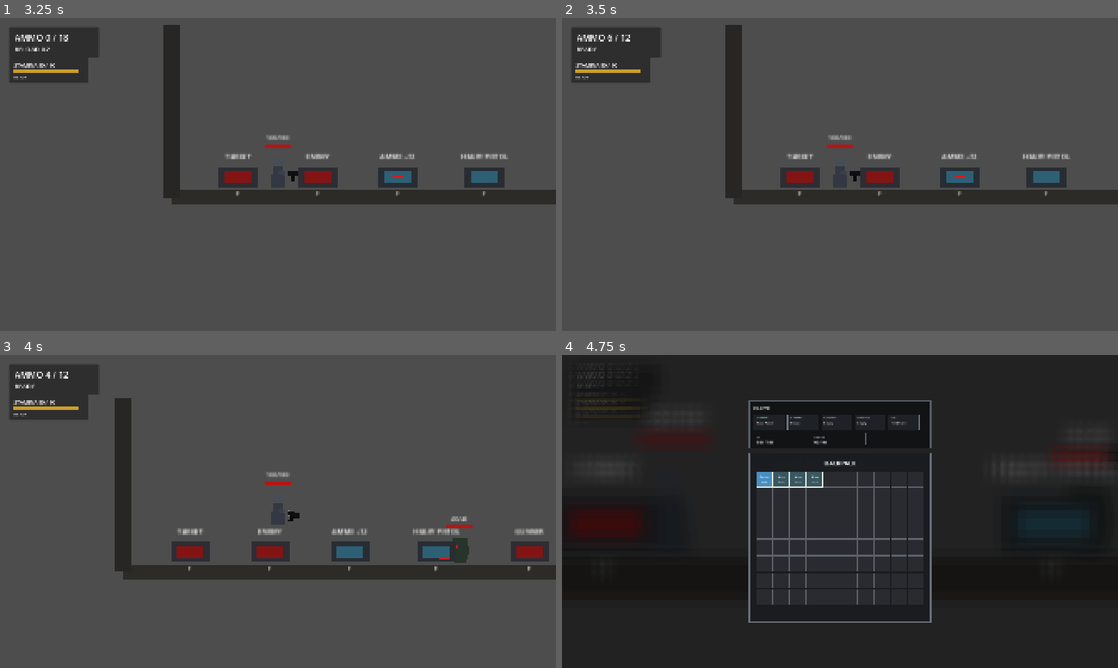
Above: before the commit, frames 1-4 (two rows, left to right).
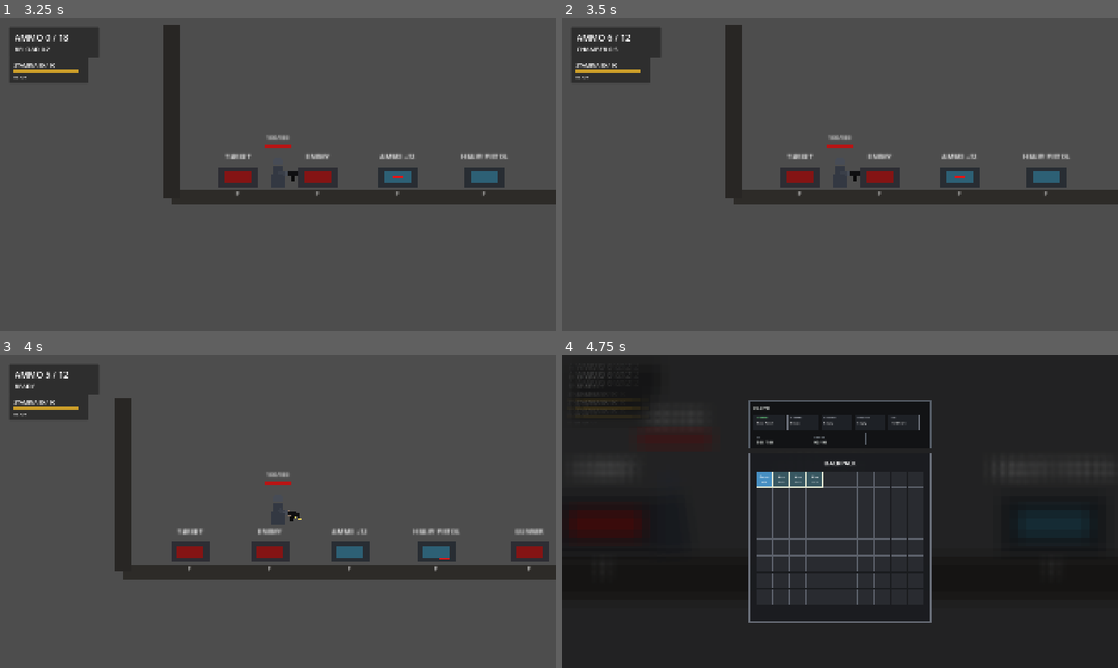
Above: after the commit, the same moments.

Repository: YuiTatsuki1011/projekt-black
Game: Godot game, scene res://scenes/levels/test_level.tscn
Two runs of this game, one before a commit and one after it. Both use one fixed random seed, a clock stepped at 60 frames per second and the inputs below.
Inputs (mouse positions are in pixels of both pictures, inside the frame that each line leads up to):
- Up to frame 1 (3.25 s): tap Enter at 0.5 s; move the mouse to (400, 158) at 0.52 s; press the mouse at (400, 158) at 0.53 s; hold D (move_right) 0.53-1.25 s; tap Space (jump) at 0.77, 2 s; release the mouse at (400, 158) at 1.25 s; drag from (166, 190) to (322, 218) at 1.27 s; move the mouse to (333, 105) at 2.02 s; press the mouse at (333, 105) at 2.03 s; hold A (move_left) 2.03-2.75 s; tap Shift (dodge) at 2.1 s; release the mouse at (333, 105) at 2.75 s; drag from (250, 237) to (400, 177) at 2.77 s
- Up to frame 2 (3.5 s): no input
- Up to frame 3 (4 s): tap Enter at 3.5 s; move the mouse to (444, 558) at 3.52 s; press the mouse at (444, 558) at 3.53 s; hold D (move_right) from 3.53 s (still down); tap F (interact) at 3.6 s; tap Space (jump) at 3.77 s
- Up to frame 4 (4.75 s): tap Tab (inventory_toggle) at 4.15 s; release D (move_right) at 4.25 s; release the mouse at (1006, 558) at 4.25 s; drag from (673, 464) to (600, 592) at 4.27 s

Frame 1 is identical in both runs. In frame 2, less than 0.1% of the frame differs, in the area x 2-11%, y 9-11%; in frame 3, 0.3%, in the area x 8-85%, y 5-67%; in frame 4, less than 0.1%.

Commit message:
Add delayed chambering action

Diff:
--- a/resources/weapons/basic_pistol.tres
+++ b/resources/weapons/basic_pistol.tres
@@ -15,6 +15,7 @@
 chamber_size = 1
 starting_spare_magazines = 3
 reload_time = 1.2
+chamber_feed_time = 0.5
 fire_cooldown = 0.22
 recoil_amount = 0.18
 recoil_recovery_speed = 8.0
--- a/resources/weapons/heavy_pistol.tres
+++ b/resources/weapons/heavy_pistol.tres
@@ -15,6 +15,7 @@
 chamber_size = 1
 starting_spare_magazines = 0
 reload_time = 1.45
+chamber_feed_time = 0.5
 fire_cooldown = 0.36
 recoil_amount = 0.28
 recoil_recovery_speed = 6.0
--- a/scripts/combat/ranged_weapon_data.gd
+++ b/scripts/combat/ranged_weapon_data.gd
@@ -11,6 +11,7 @@
 @export_range(0, 4, 1) var chamber_size: int = 1
 @export_range(0, 20, 1) var starting_spare_magazines: int = 3
 @export var reload_time: float = 1.2
+@export var chamber_feed_time: float = 0.5
 @export var fire_cooldown: float = 0.22
 @export var recoil_amount: float = 0.18
 @export var recoil_recovery_speed: float = 8.0
--- a/scripts/player/player_controller.gd
+++ b/scripts/player/player_controller.gd
@@ -4,6 +4,7 @@
 signal ammo_changed(current_ammo: int, reserve_ammo: int)
 signal fired(ammo_remaining: int)
 signal reload_started(duration: float)
+signal chambering_started(duration: float)
 signal interact_requested
 signal died
 signal stamina_changed(current_stamina: float, max_stamina: float, overheated: bool, melee_available: bool)
@@ -33,6 +34,7 @@
 @export var chamber_size: int = 1
 @export var starting_spare_magazines: int = 3
 @export var reload_time: float = 1.2
+@export var chamber_feed_time: float = 0.5
 @export var fire_cooldown: float = 0.22
 @export var recoil_amount: float = 0.18
 @export var recoil_recovery_speed: float = 8.0
@@ -91,6 +93,8 @@
 var _fire_cooldown_remaining: float = 0.0
 var _reload_remaining: float = 0.0
 var _is_reloading: bool = false
+var _chambering_remaining: float = 0.0
+var _is_chambering: bool = false
 var _is_crouching: bool = false
 var _is_dead: bool = false
 var _is_inventory_open: bool = false
@@ -189,6 +193,7 @@
 	chamber_size = int(_get_resource_value(ranged_weapon, &"chamber_size", chamber_size))
 	starting_spare_magazines = int(_get_resource_value(ranged_weapon, &"starting_spare_magazines", starting_spare_magazines))
 	reload_time = float(_get_resource_value(ranged_weapon, &"reload_time", reload_time))
+	chamber_feed_time = float(_get_resource_value(ranged_weapon, &"chamber_feed_time", chamber_feed_time))
 	fire_cooldown = float(_get_resource_value(ranged_weapon, &"fire_cooldown", fire_cooldown))
 	recoil_amount = float(_get_resource_value(ranged_weapon, &"recoil_amount", recoil_amount))
 	recoil_recovery_speed = float(_get_resource_value(ranged_weapon, &"recoil_recovery_speed", recoil_recovery_speed))
@@ -219,6 +224,7 @@
 	chamber_size = 0
 	starting_spare_magazines = 0
 	reload_time = 0.0
+	chamber_feed_time = 0.0
 	fire_cooldown = 0.0
 	recoil_amount = 0.0
 	_recoil = 0.0
@@ -348,6 +354,7 @@
 		current_ammo = 0
 		magazine_ammo = 0
 		chamber_ammo = 0
+		_cancel_chambering()
 		return
 
 	if not _firearm_magazine_rounds_by_slot.has(_active_firearm_slot):
@@ -376,6 +383,7 @@
 		_load_active_firearm_ammo()
 		_is_reloading = false
 		_reload_remaining = 0.0
+		_cancel_chambering()
 		_sync_reserve_ammo()
 
 	if slot == &"melee":
@@ -422,6 +430,11 @@
 		if _reload_remaining <= 0.0:
 			_finish_reload()
 
+	if _is_chambering:
+		_chambering_remaining -= delta
+		if _chambering_remaining <= 0.0:
+			_finish_chambering()
+
 
 func _update_stamina(delta: float) -> void:
 	if is_stamina_overheated:
@@ -482,6 +495,8 @@
 
 	_handle_firearm_slot_inputs()
 	_update_sub_weapon_aiming()
+	if _is_chambering:
+		return
 
 	var sub_weapon_modifier_pressed := (
 		Input.is_action_pressed("sub_weapon_aim")
@@ -555,17 +570,15 @@
 	if not _has_ranged_weapon:
 		return
 
-	if _is_reloading or _fire_cooldown_remaining > 0.0:
+	if _is_reloading or _is_chambering or _fire_cooldown_remaining > 0.0:
 		return
 
 	if current_ammo <= 0:
 		_start_reload()
 		return
 	if chamber_size > 0 and chamber_ammo <= 0:
-		_feed_chamber_if_empty()
-		_commit_loaded_ammo_change()
-		if chamber_ammo <= 0:
-			return
+		_start_chambering()
+		return
 
 	if projectile_scene == null:
 		return
@@ -599,7 +612,14 @@
 	if not _has_ranged_weapon:
 		return
 
-	if _is_reloading or _find_best_reload_magazine_entry_id() < 0:
+	if _is_reloading or _is_chambering:
+		return
+
+	if _can_chamber_from_magazine():
+		_start_chambering()
+		return
+
+	if _find_best_reload_magazine_entry_id() < 0:
 		return
 
 	_is_reloading = true
@@ -631,13 +651,13 @@
 	magazine_ammo = _get_magazine_rounds_from_metadata(next_metadata, next_magazine_entry.get("item_id", magazine_item_id))
 	magazine_item_id = next_magazine_entry.get("item_id", magazine_item_id)
 	_firearm_has_magazine_by_slot[_active_firearm_slot] = true
-	_feed_chamber_if_empty()
 	_update_current_ammo_from_loaded_parts()
 	_save_active_firearm_ammo()
 	_suppress_inventory_ammo_signal = false
 	_is_reloading = false
 	_reload_remaining = 0.0
 	_sync_reserve_ammo()
+	_start_chambering()
 
 
 func _update_dodge(delta: float) -> void:
@@ -922,6 +942,7 @@
 		_sub_weapon_fire_was_pressed = false
 		_is_reloading = false
 		_reload_remaining = 0.0
+		_cancel_chambering()
 		_set_sub_weapon_aim_visual(false)
 		if _melee_state != MeleeState.READY:
 			_cancel_melee_attack()
@@ -1021,6 +1042,43 @@
 	magazine_ammo -= 1
 
 
+func _can_chamber_from_magazine() -> bool:
+	return (
+		_has_ranged_weapon
+		and chamber_size > 0
+		and chamber_ammo <= 0
+		and magazine_ammo > 0
+		and _has_active_magazine_inserted()
+	)
+
+
+func _start_chambering() -> bool:
+	if not _can_chamber_from_magazine():
+		return false
+
+	if chamber_feed_time <= 0.0:
+		_finish_chambering()
+		return true
+
+	_is_chambering = true
+	_chambering_remaining = chamber_feed_time
+	chambering_started.emit(chamber_feed_time)
+	return true
+
+
+func _finish_chambering() -> void:
+	_is_chambering = false
+	_chambering_remaining = 0.0
+	if _can_chamber_from_magazine():
+		_feed_chamber_if_empty()
+	_commit_loaded_ammo_change()
+
+
+func _cancel_chambering() -> void:
+	_is_chambering = false
+	_chambering_remaining = 0.0
+
+
 func _has_active_magazine_inserted() -> bool:
 	return bool(_firearm_has_magazine_by_slot.get(_active_firearm_slot, magazine_size > 0))
 
@@ -1048,10 +1106,10 @@
 	if not can_insert_active_magazine(item_id, metadata):
 		return false
 
+	_cancel_chambering()
 	magazine_ammo = _get_magazine_rounds_from_metadata(metadata, item_id)
 	magazine_item_id = item_id
 	_firearm_has_magazine_by_slot[_active_firearm_slot] = true
-	_feed_chamber_if_empty()
 	_commit_loaded_ammo_change()
 	return true
 
@@ -1060,6 +1118,7 @@
 	if not _has_active_magazine_inserted():
 		return {}
 
+	_cancel_chambering()
 	var ejected := {
 		"item_id": magazine_item_id,
 		"metadata": _make_magazine_metadata(magazine_ammo),
@@ -1078,6 +1137,7 @@
 	if not can_insert_chamber_round(item_id):
 		return false
 
+	_cancel_chambering()
 	chamber_ammo += 1
 	_commit_loaded_ammo_change()
 	return true
@@ -1087,8 +1147,8 @@
 	if not _has_ranged_weapon or chamber_ammo <= 0 or ammo_item_id == &"":
 		return {}
 
+	_cancel_chambering()
 	chamber_ammo -= 1
-	_feed_chamber_if_empty()
 	var ejected := {
 		"item_id": ammo_item_id,
 		"quantity": 1,
--- a/scripts/ui/ammo_hud.gd
+++ b/scripts/ui/ammo_hud.gd
@@ -7,6 +7,7 @@
 @onready var status_value: Label = $Root/Panel/Margin/Rows/StatusValue
 
 var _reload_remaining: float = 0.0
+var _status_timer_label: String = "RELOAD"
 
 
 func _ready() -> void:
@@ -18,6 +19,7 @@
 
 	player.ammo_changed.connect(_on_ammo_changed)
 	player.reload_started.connect(_on_reload_started)
+	player.chambering_started.connect(_on_chambering_started)
 	_on_ammo_changed(player.current_ammo, player.reserve_ammo)
 
 
@@ -27,7 +29,7 @@
 
 	_reload_remaining -= delta
 	if _reload_remaining > 0.0:
-		status_value.text = "RELOAD %.1f" % _reload_remaining
+		status_value.text = "%s %.1f" % [_status_timer_label, _reload_remaining]
 
 
 func _on_ammo_changed(current_ammo: int, reserve_ammo: int) -> void:
@@ -43,5 +45,12 @@
 
 
 func _on_reload_started(duration: float) -> void:
+	_status_timer_label = "RELOAD"
 	_reload_remaining = duration
 	status_value.text = "RELOAD %.1f" % _reload_remaining
+
+
+func _on_chambering_started(duration: float) -> void:
+	_status_timer_label = "CHAMBER"
+	_reload_remaining = duration
+	status_value.text = "CHAMBER %.1f" % _reload_remaining
Not shown, changed: docs/ARCHITECTURE.md
Not shown, changed: docs/DECISIONS.md
Not shown, changed: docs/HANDOFF.md
Not shown, changed: docs/INPUT_SPEC.md
